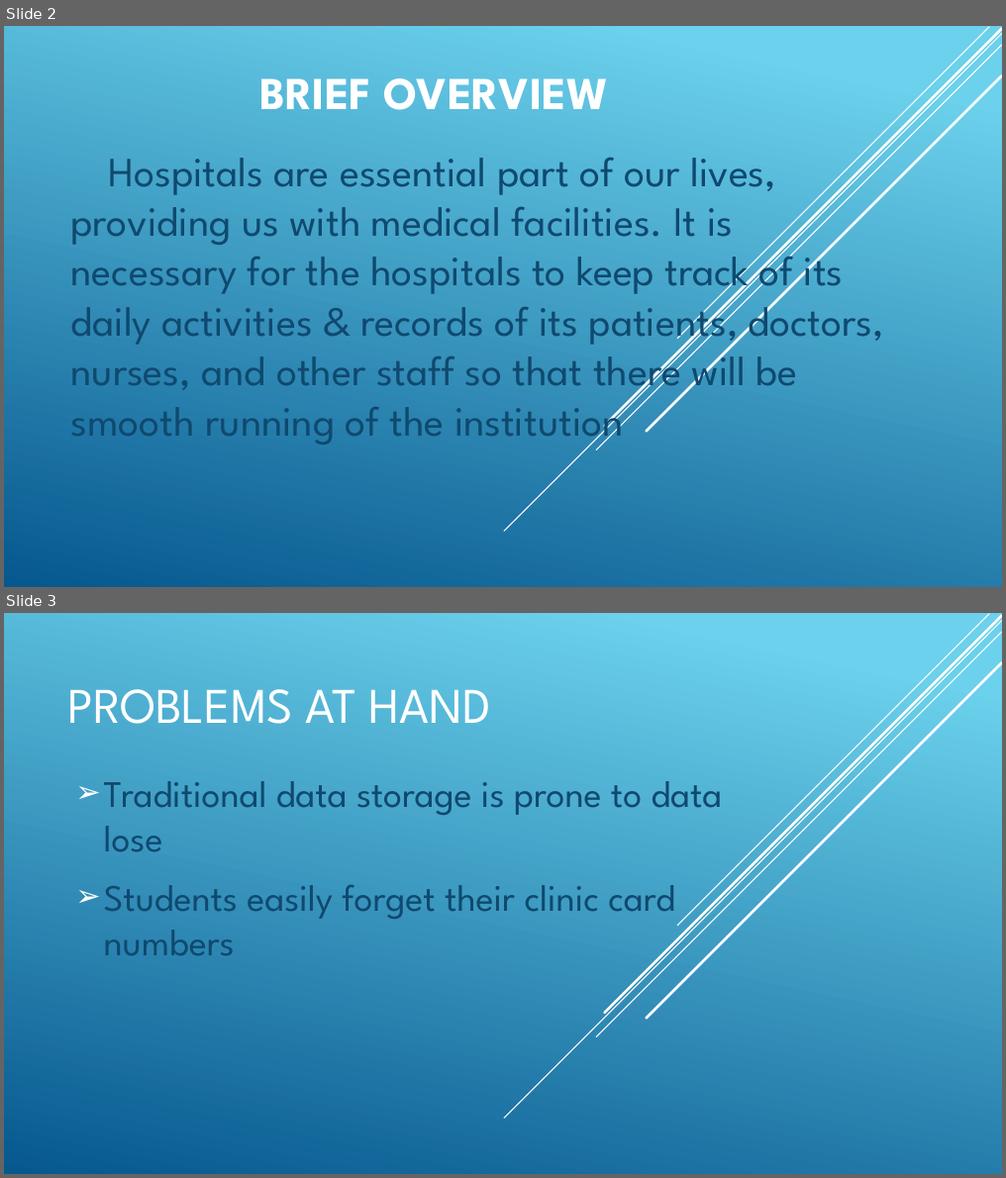
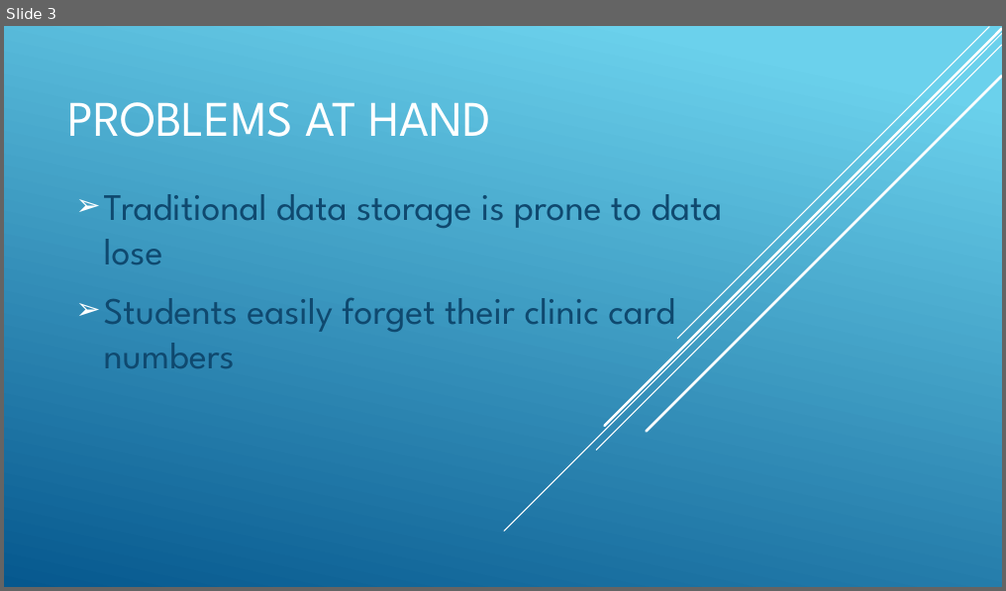
Before and after one commit to microworlds/simple-pro, a slide deck: pro-pre.pptx. Shown one above the other, each under a label of ours: slides 2 and 3 before the commit, slide 3 after it. The pictures are 1006x1178 and 1006x591 pixels, drawn with LibreOffice and Linux fonts; fonts in the diff are those of the drawing. Boxes give left, top, right and bottom in pixels: in the first picture for what was removed or moved away, otherwise in the second. Text is boxed around its words. In the diff, an @@ line names an element or a change of style, - is before the commit and + after.

```diff
--- a/pro-pre.pptx
+++ b/pro-pre.pptx
@@ slide 2 removed at [4,26,1002,587], background gradient #6ED2EB to #06588E; not listed: 5 template elements that a slide beside it also shows @@
@@ text removed at [260,78,608,110] @@
-BRIEF OVERVIEW
@@ subtitle removed at [71,158,884,436] @@
-Hospitals are essential part of our lives, providing us with medical facilities. It is necessary for the hospitals to keep track of its daily activities & records of its patients, doctors, nurses, and other staff so that there will be smooth running of the institution
```
Also in this commit, not shown: 9 slides changed, 1 slide added, 4 other slides removed, 22 other files.
